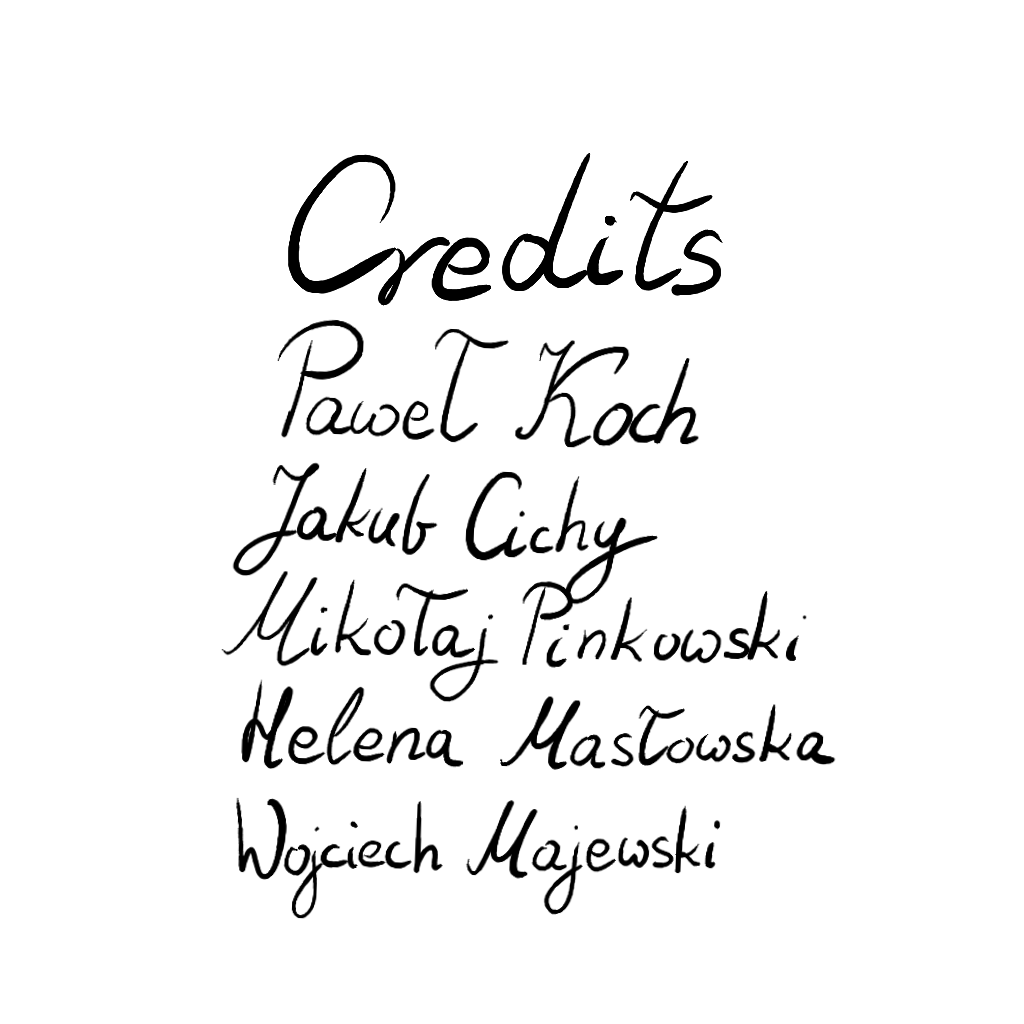
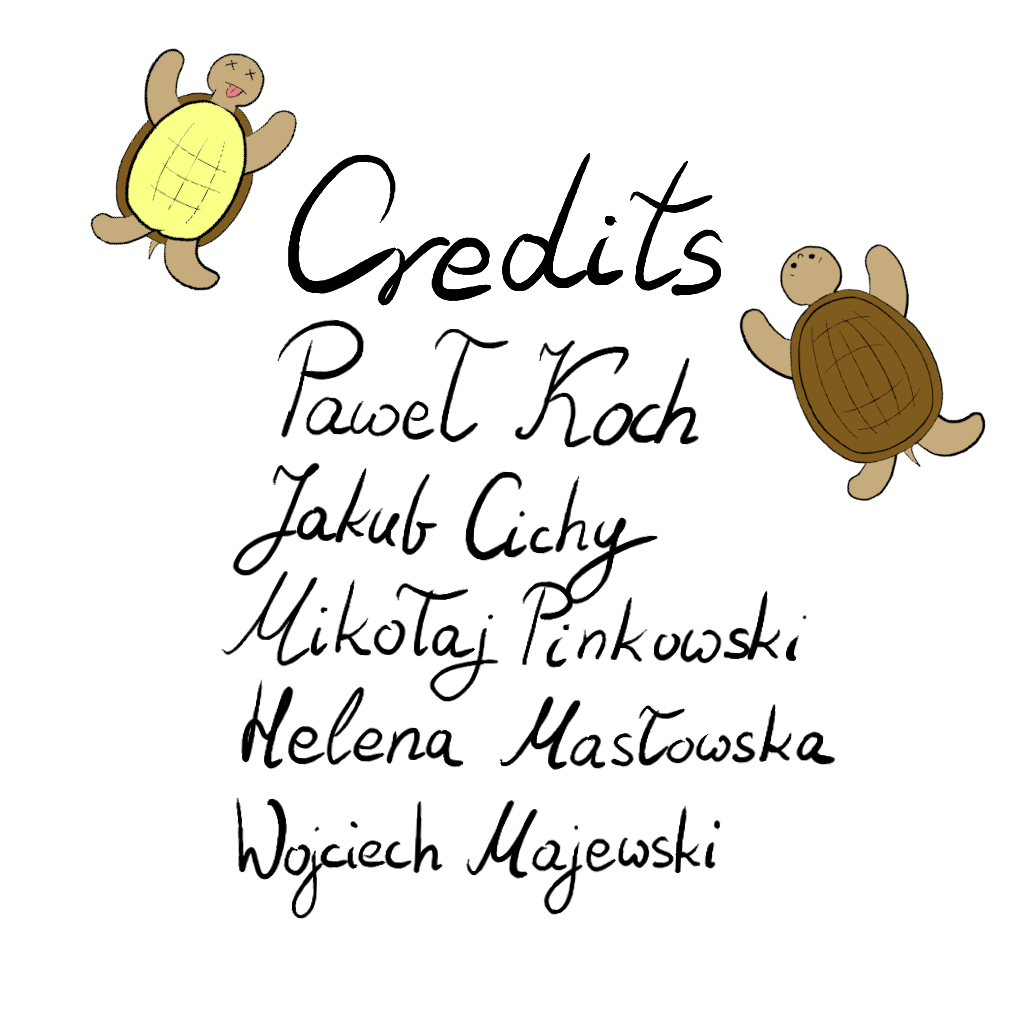
The second w=1024, h=1024 image is a revision of the first. Changes to its layers:
painted on "credits" over box(90, 48, 986, 502)
